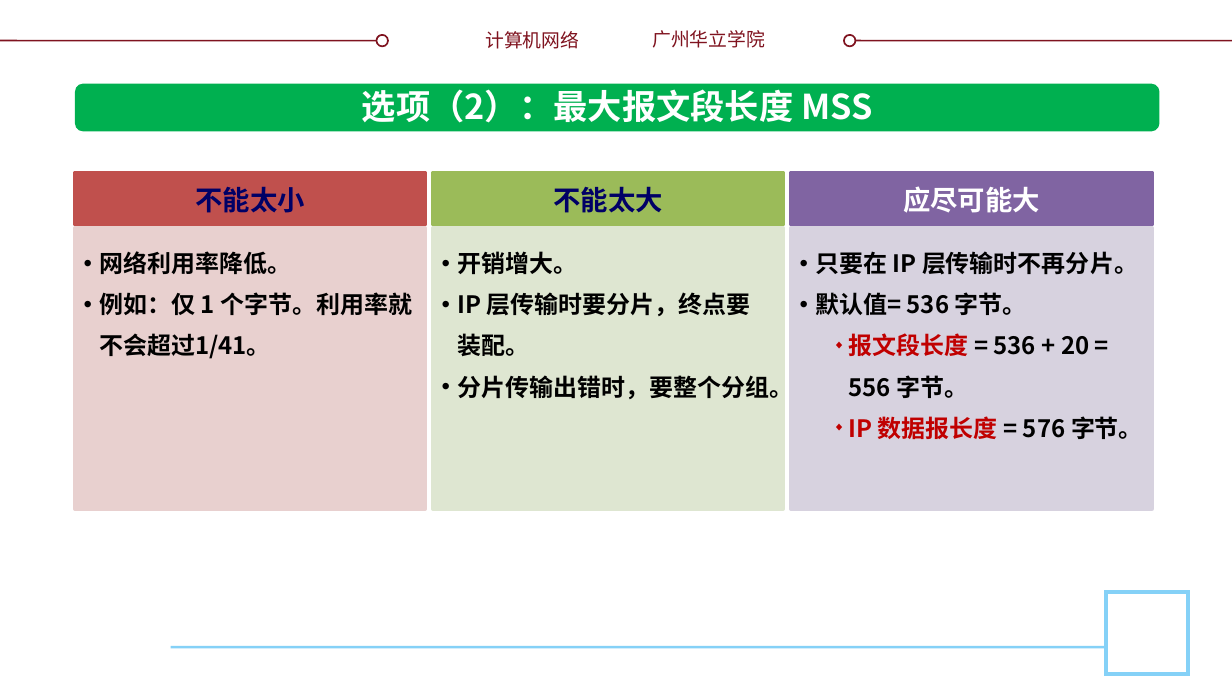
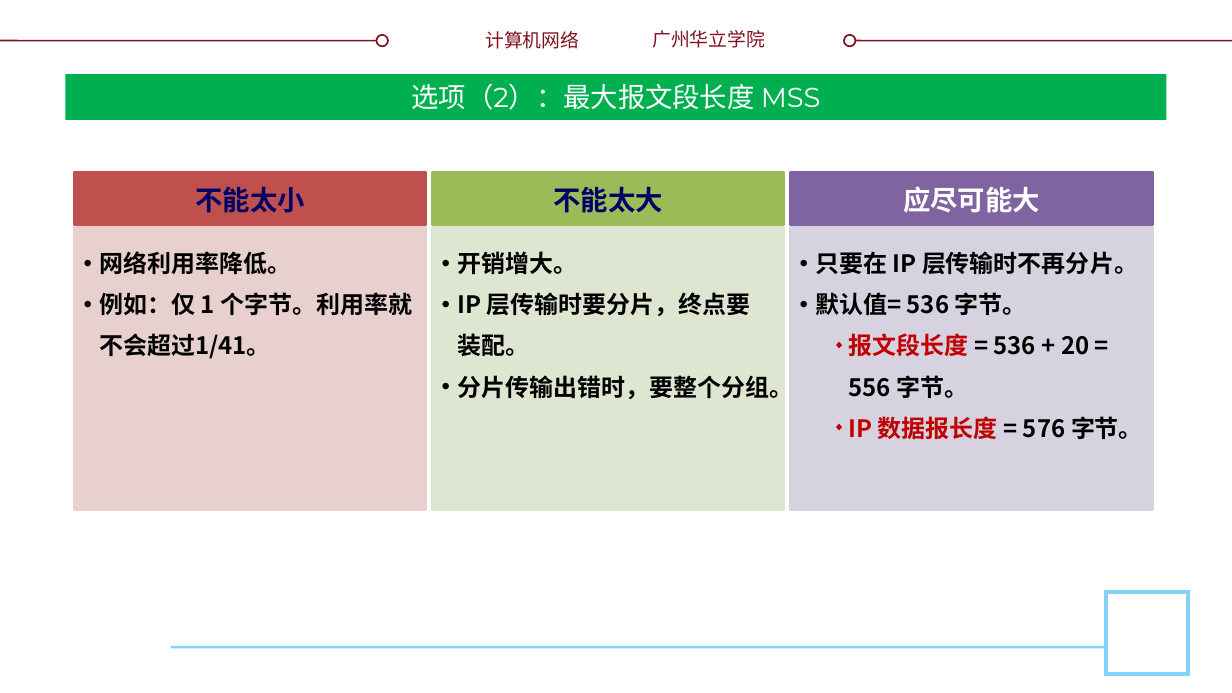
Before and after one commit to glplaman/glplaman.github.io, a slide deck: slide 89 of network/ppt/chap5.pptx (slide 86 before the commit). Drawn at 1232x693 pixels with LibreOffice and Linux fonts; fonts in the diff are those of the drawing; background and template pictures are left out. Boxes give left, top, right and bottom in pixels: in the first picture for what was removed or moved away, otherwise in the second. Text is boxed around its words. In the diff, an @@ line names an element or a change of style, - is before the commit and + after.

```diff
--- a/network/ppt/chap5.pptx
+++ b/network/ppt/chap5.pptx
@@ title "选项（2）：最大报文段长度 MSS": place and size @@
-title "选项（2）：最大报文段长度 MSS" at bbox=[362, 89, 872, 123]
+title "选项（2）：最大报文段长度 MSS" at bbox=[65, 74, 1167, 120]
@@ title "选项（2）：最大报文段长度 MSS" at bbox=[65, 74, 1167, 120]: size 20 to 16 pt, font Noto Sans CJK SC to Montserrat, bold off; vertical alignment top to middle; fill none to #00B050 @@
@@ rounded rectangle removed at bbox=[75, 84, 1159, 132] @@
```
Also in this commit, not shown: 40 other slides changed, 3 slides added, 11 other files.
